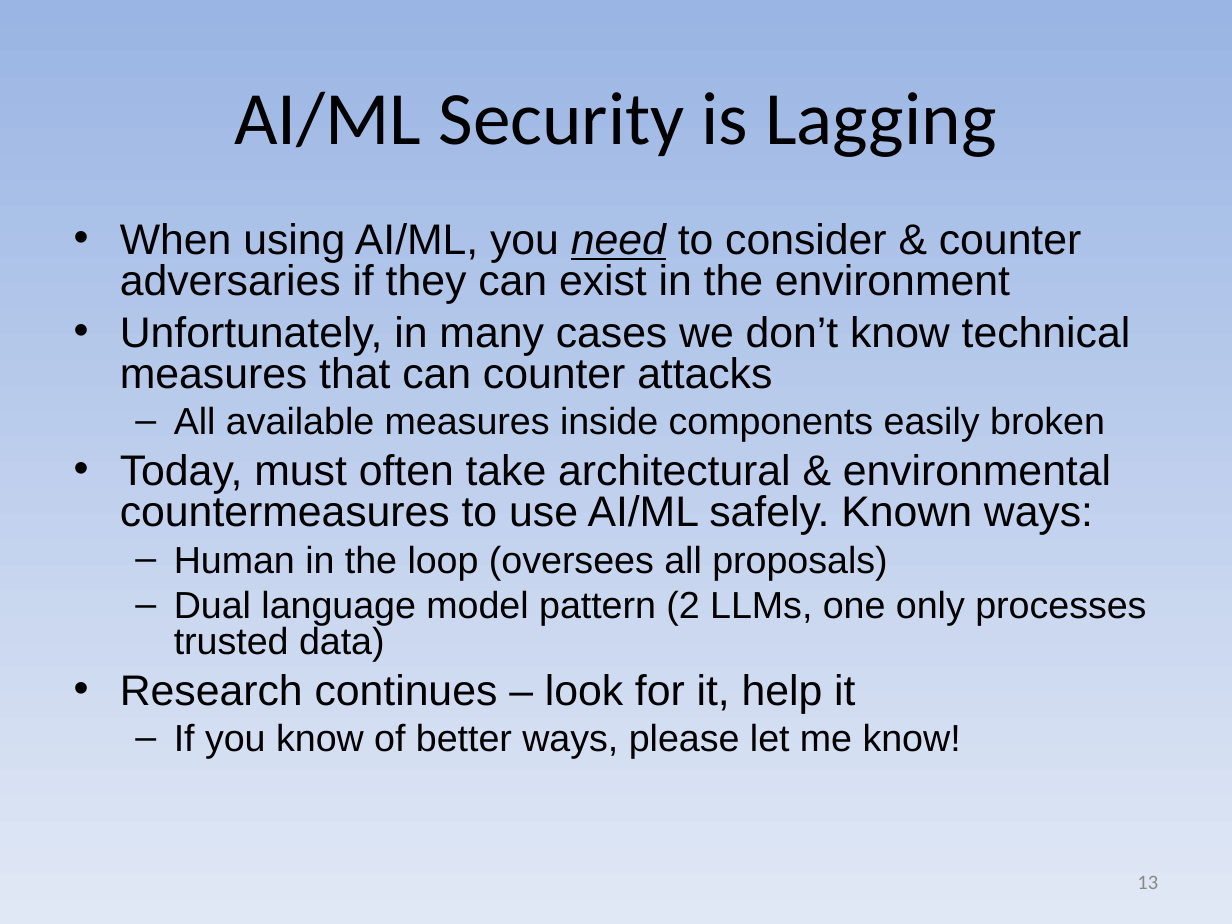
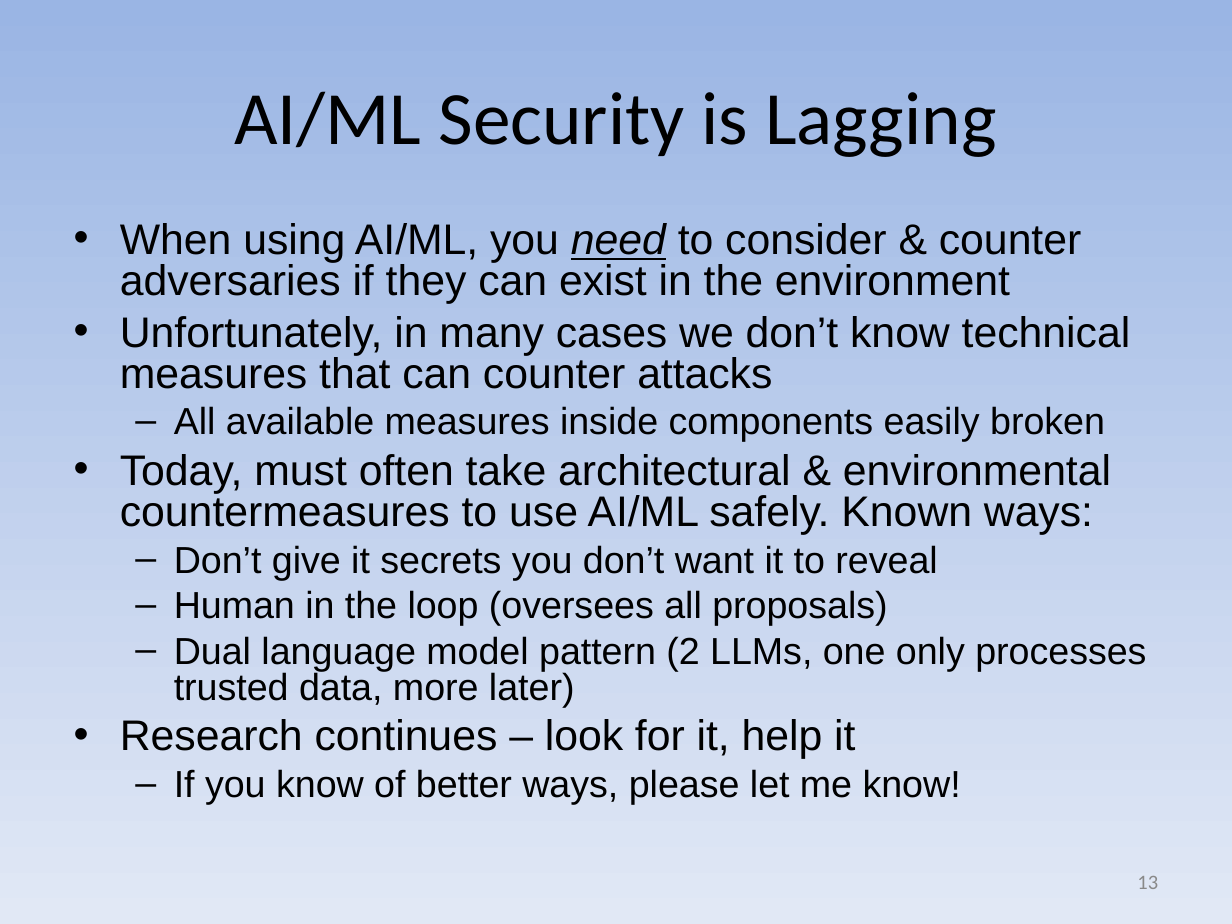
Before and after one commit to david-a-wheeler/david-a-wheeler.github.io, a slide deck: slide 13 of secure-class/presentations/Secure-Software-10-Misc.ppt. Drawn at 1232x924 pixels with LibreOffice and Linux fonts; fonts in the diff are those of the drawing. Boxes give left, top, right and bottom in pixels: in the first picture for what was removed or moved away, otherwise in the second. Text is boxed around its words. In the diff, an @@ line names an element or a change of style, - is before the commit and + after.

Commit message:
Update AI/ML slides
"Don't give the AI/ML secrets" is a valid solution!

```diff
--- a/secure-class/presentations/Secure-Software-10-Misc.ppt
+++ b/secure-class/presentations/Secure-Software-10-Misc.ppt
@@ text at <box>174,545,937,580</box>: paragraph added @@
+  – Don’t give it secrets you don’t want it to reveal
@@ text at <box>174,636,1146,707</box>: text changed @@
-  – Dual language model pattern (2 LLMs, one only processes trusted data)
+  – Dual language model pattern (2 LLMs, one only processes trusted data, more later)
```
Also in this commit, not shown: 2 other slides changed.
